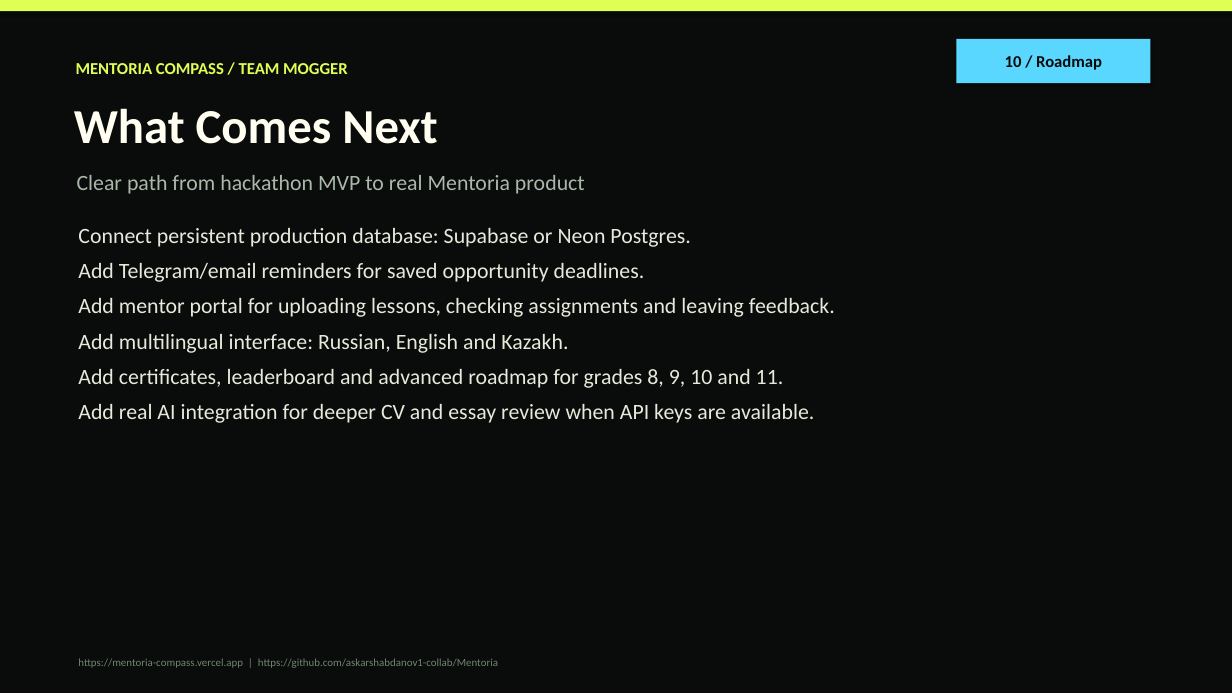
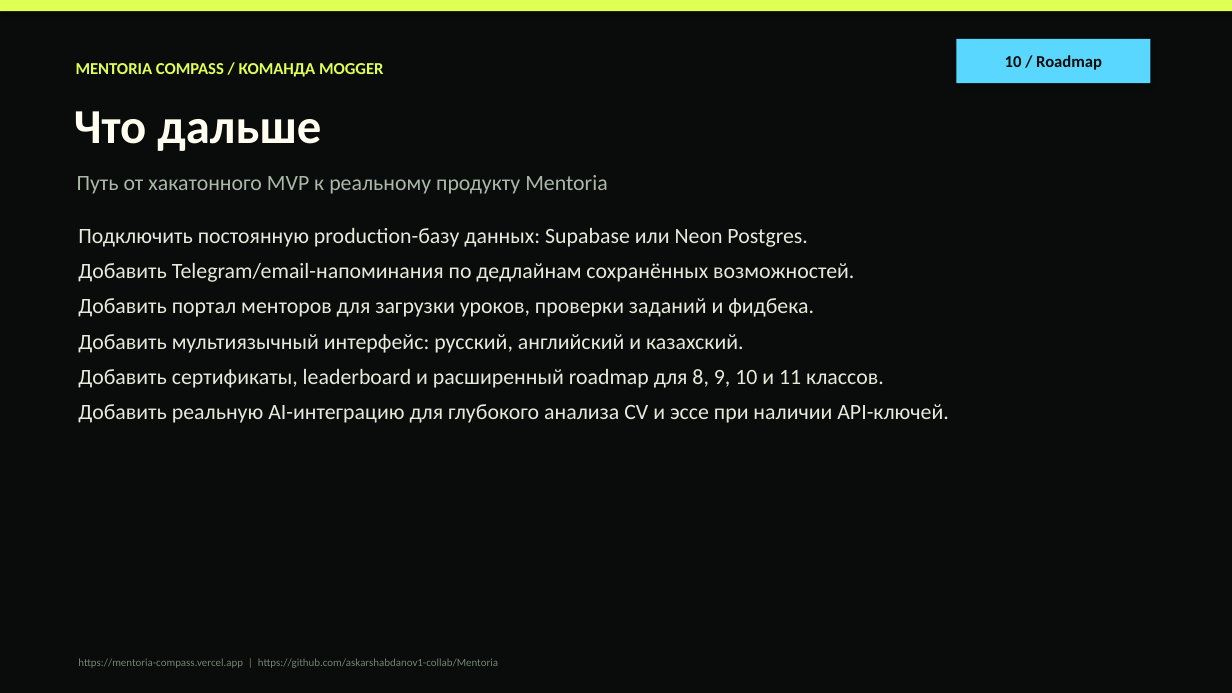
Before and after one commit to askarshabdanov1-collab/Mentoria, a slide deck: slide 10 of Mentoria_Compass_Mogger_Presentation.pptx. Drawn at 1232x693 pixels with LibreOffice and Linux fonts; fonts in the diff are those of the drawing. Boxes give left, top, right and bottom in pixels: in the first picture for what was removed or moved away, otherwise in the second. Text is boxed around its words. In the diff, an @@ line names an element or a change of style, - is before the commit and + after.

Commit message:
Translate presentation to Russian

```diff
--- a/Mentoria_Compass_Mogger_Presentation.pptx
+++ b/Mentoria_Compass_Mogger_Presentation.pptx
@@ text at (76,63,384,77): text changed @@
-MENTORIA COMPASS / TEAM MOGGER
+MENTORIA COMPASS / КОМАНДА MOGGER
@@ text at (74,111,321,151): text changed @@
-What Comes Next
+Что дальше
@@ text at (77,175,608,194): text changed @@
-Clear path from hackathon MVP to real Mentoria product
+Путь от хакатонного MVP к реальному продукту Mentoria
@@ text at (78,228,949,423): text changed @@
-Connect persistent production database: Supabase or Neon Postgres.
-Add Telegram/email reminders for saved opportunity deadlines.
-Add mentor portal for uploading lessons, checking assignments and leaving feedback.
-Add multilingual interface: Russian, English and Kazakh.
-Add certificates, leaderboard and advanced roadmap for grades 8, 9, 10 and 11.
-Add real AI integration for deeper CV and essay review when API keys are available.
+Подключить постоянную production-базу данных: Supabase или Neon Postgres.
+Добавить Telegram/email-напоминания по дедлайнам сохранённых возможностей.
+Добавить портал менторов для загрузки уроков, проверки заданий и фидбека.
+Добавить мультиязычный интерфейс: русский, английский и казахский.
+Добавить сертификаты, leaderboard и расширенный roadmap для 8, 9, 10 и 11 классов.
+Добавить реальную AI-интеграцию для глубокого анализа CV и эссе при наличии API-ключей.
```
Also in this commit, not shown: 8 other slides changed, 1 slide added, 1 slide removed, 2 other files.
